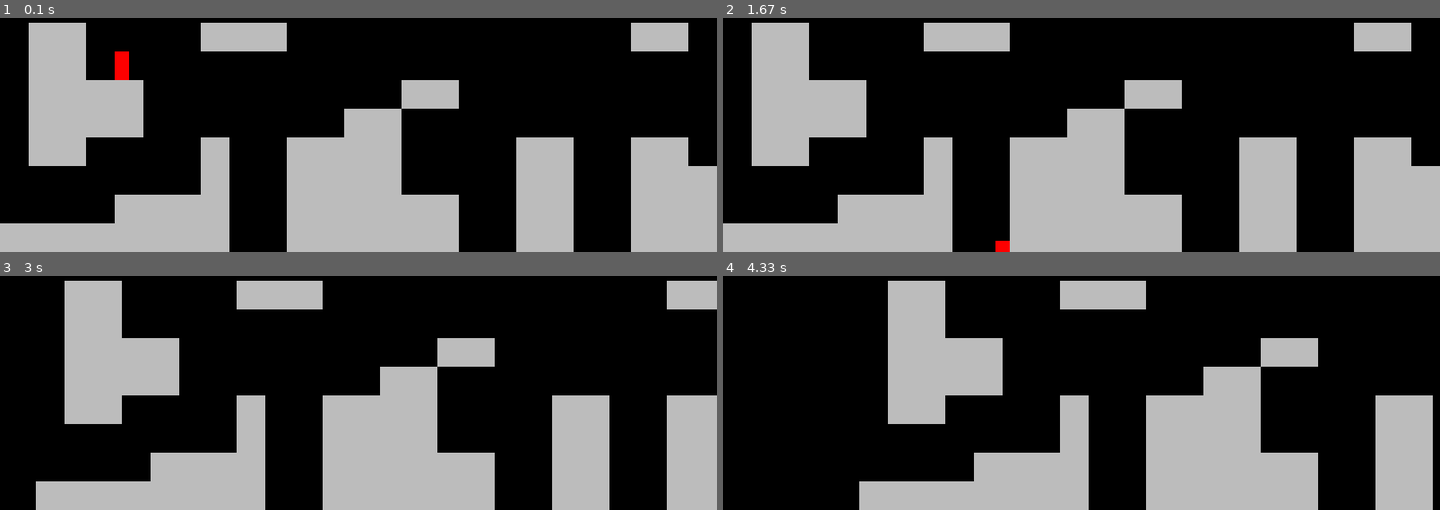
Above: before the commit, frames 1-4 (two rows, left to right).
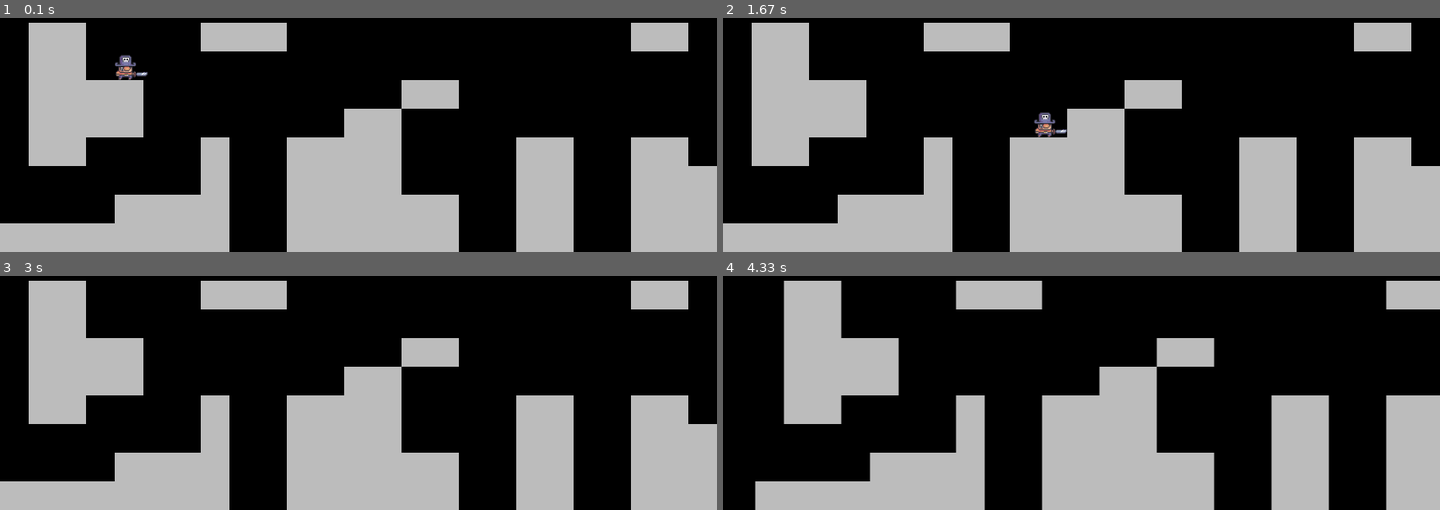
Above: after the commit, the same moments.

Repository: harryodubhghaill/pygame-platformer
Game: pygame game, started from main.py
The game is run twice, just before and just after one commit, with the same random seed, the same clock (stepped at 60 frames per second) and the same inputs.
Inputs:
- Up to frame 1 (0.1 s): no input
- Up to frame 2 (1.67 s): hold D 0.33-0.8 s; hold W 0.83-1.13 s; hold D 1.17-1.63 s
- Up to frame 3 (3 s): hold A 1.67-2.2 s; hold A 2.23-2.63 s
- Up to frame 4 (4.33 s): hold A 3.73-4.2 s

The runs differ from the first frame. In frame 1, 0.3% of the frame differs, in the area x 16-21%, y 14-27%; in frame 2, 0.4%; in frame 3, 28%; in frame 4, 41%, in the area x 4-100%, y 2-100%.

Commit message:
import visual assets, draw one frame for character

Diff:
--- a/player.py
+++ b/player.py
@@ -1,9 +1,12 @@
 import pygame
+from support import import_folder
 class Player(pygame.sprite.Sprite):
     def __init__(self, pos):
         super().__init__()
-        self.image = pygame.Surface((32,64))
-        self.image.fill('red')
+        self.import_character_assets()
+        self.frame_index = 0
+        self.animation_speed = 0.15
+        self.image = self.animations['idle'][self.frame_index]
         self.rect = self.image.get_rect(topleft = pos)
 
         # player movement
@@ -11,6 +14,14 @@
         self.direction = pygame.math.Vector2(0, 0)
         self.gravity = 0.8
         self.jump_speed = -16
+
+    def import_character_assets(self):
+        character_path = './graphics/character/'
+        self.animations = {'idle': [], 'run': [], 'jump': [], 'fall': []}
+
+        for animation in self.animations.keys():
+            full_path = character_path + animation
+            self.animations[animation] = import_folder(full_path)
 
     def get_input(self):
         keys = pygame.key.get_pressed()
--- /dev/null
+++ b/support.py
@@ -0,0 +1,13 @@
+from os import walk
+import pygame
+
+def import_folder(path):
+    surface_list = []
+
+    for _,__,img_files in walk(path):
+        for image in img_files:
+            full_path = path + '/' + image
+            image_surf = pygame.image.load(full_path).convert_alpha()
+            surface_list.append(image_surf)
+
+    return surface_list
Binary file added: graphics/character/dust_particles/jump/jump_1.png
Binary file added: graphics/character/dust_particles/jump/jump_2.png
Binary file added: graphics/character/dust_particles/jump/jump_3.png
Binary file added: graphics/character/dust_particles/jump/jump_4.png
Binary file added: graphics/character/dust_particles/jump/jump_5.png
Binary file added: graphics/character/dust_particles/jump/jump_6.png
Binary file added: graphics/character/dust_particles/land/land_1.png
Binary file added: graphics/character/dust_particles/land/land_2.png
Binary file added: graphics/character/dust_particles/land/land_3.png
Binary file added: graphics/character/dust_particles/land/land_4.png
Binary file added: graphics/character/dust_particles/land/land_5.png
Binary file added: graphics/character/dust_particles/run/run_1.png
(and 19 more such lines)
